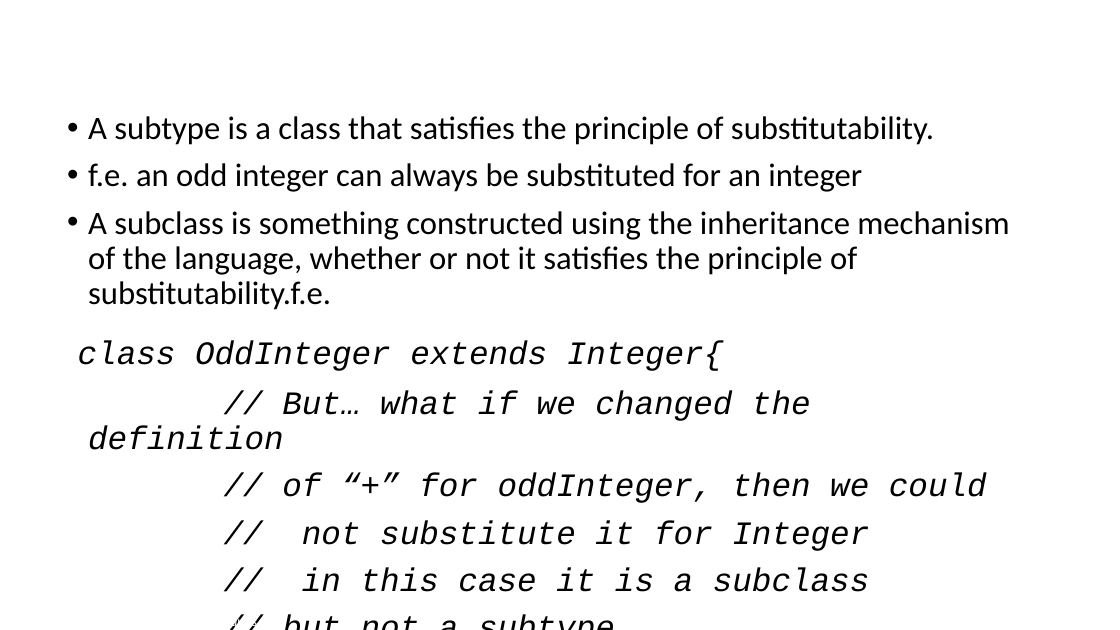
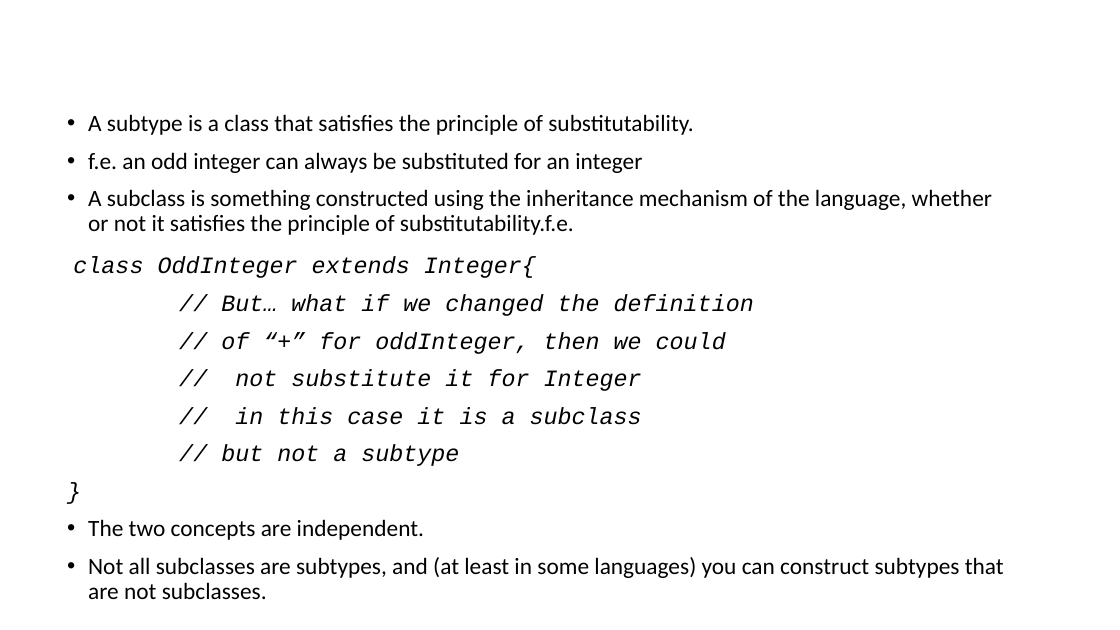
Before and after one commit to gmierzwinski/gmierzwinski.github.io, a slide deck: slide 28 of bishops/cs321/resources/CS321_Lecture_06.ppt. Drawn at 1120x630 pixels with LibreOffice and Linux fonts; fonts in the diff are those of the drawing; background and template pictures are left out. Boxes give left, top, right and bottom in pixels: in the first picture for what was removed or moved away, otherwise in the second. Text is boxed around its words. In the diff, an @@ line names an element or a change of style, - is before the commit and + after.

```diff
--- a/bishops/cs321/resources/CS321_Lecture_06.ppt
+++ b/bishops/cs321/resources/CS321_Lecture_06.ppt
@@ text "A subtype is a class ..." at (x1=73, y1=114, x2=1004, y2=599): size 28 to 20 pt @@
@@ text "CS321: Advanced Programming Techniques" rewrapped from (x1=194, y1=614, x2=257, y2=630) to (x1=5, y1=604, x2=279, y2=630) @@
```
Also in this commit, not shown: 13 other slides changed, 1 other file.
